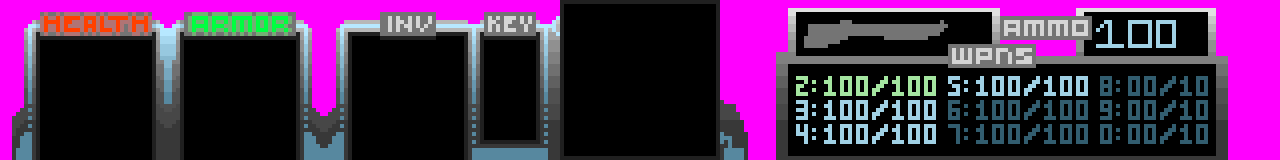
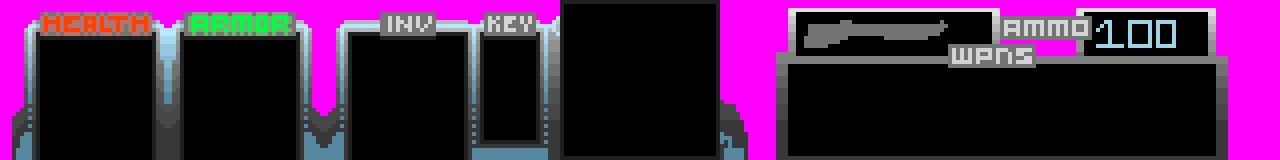
Before/after of a 1280px x 160px layered artwork. What changed in the layer stack:
painted on "Pasted Layer" over [796, 76, 1208, 144]
